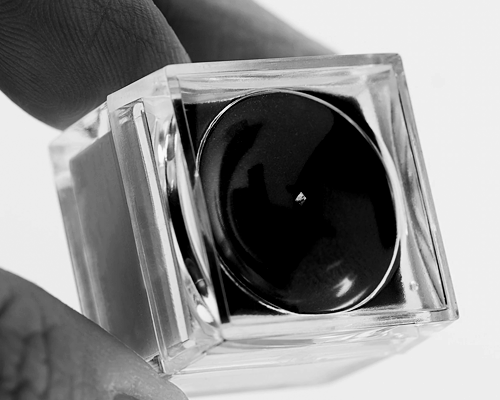
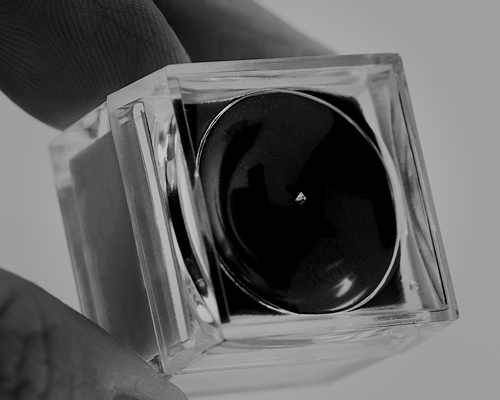
Before/after of a 500 × 400 layered artwork. What changed in the layer stack:
added layer "Layer 8" (darken, 26%) above "Layer 7" over [0, 0, 500, 400]
added layer "Layer 7" (darken, 10%) above "Brightness/Contrast 1" over [0, 0, 500, 400]
